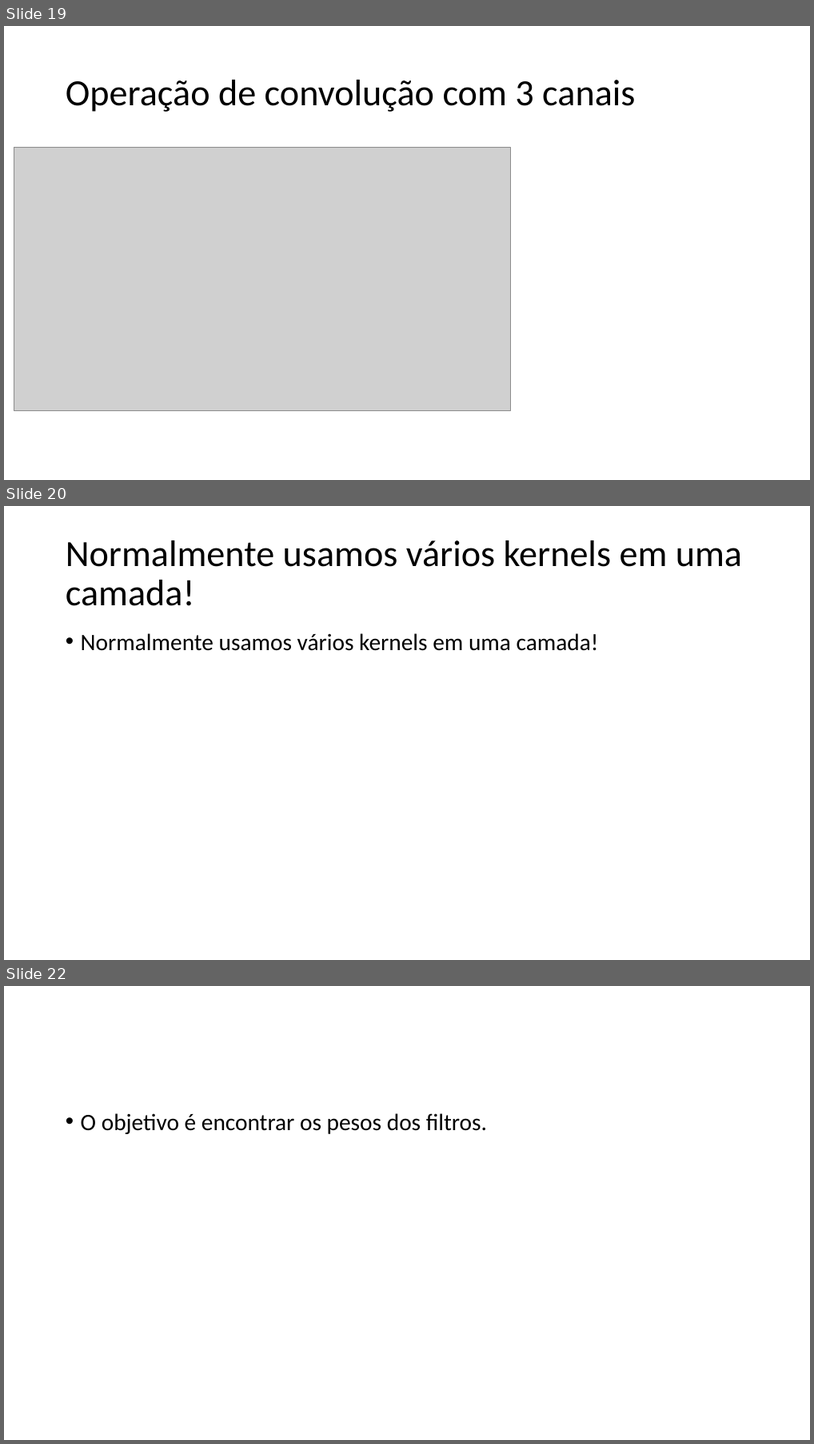
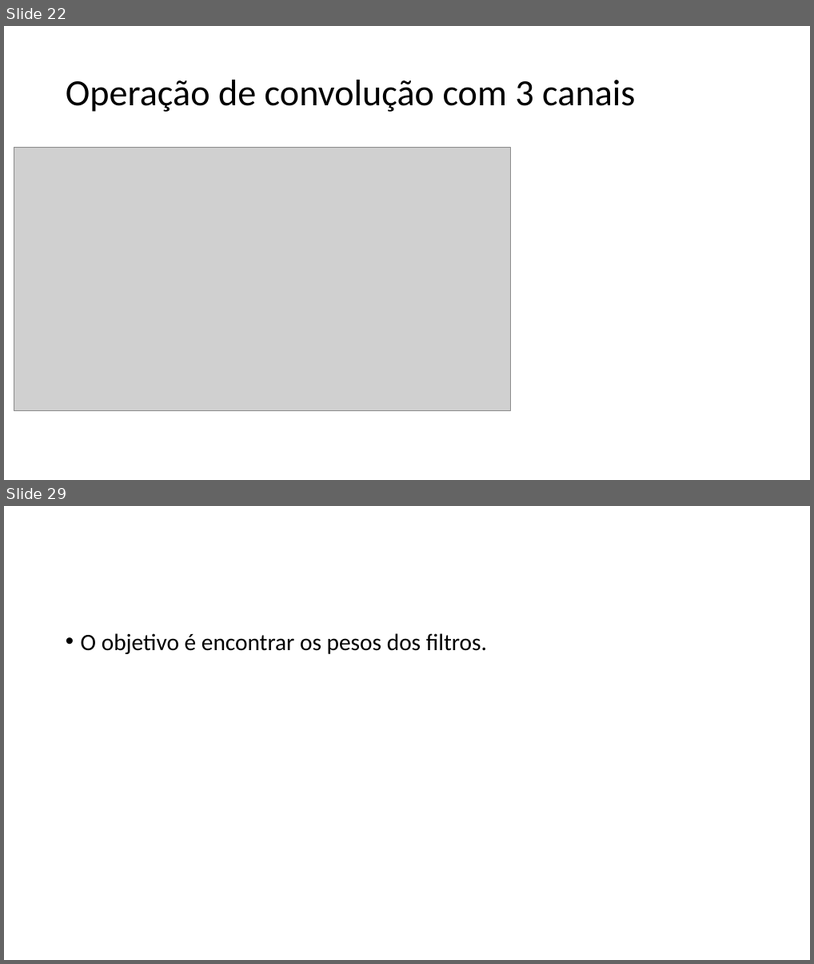
Before and after one commit to zz4fap/tp557-iot-ml, a slide deck: slides/TP557_12_Introduzindo_convoluções.pptx. Shown one above the other, each under a label of ours: slides 19, 20 and 22 before the commit, slides 22 and 29 after it; the slides between them are not shown. The pictures are 814x1444 and 814x964 pixels, drawn with LibreOffice and Linux fonts; fonts in the diff are those of the drawing; grey boxes stand for pictures. Boxes give left, top, right and bottom in pixels: in the first picture for what was removed or moved away, otherwise in the second. Text is boxed around its words. In the diff, an @@ line names an element or a change of style, - is before the commit and + after.

```diff
--- a/slides/TP557_12_Introduzindo_convoluções.pptx
+++ b/slides/TP557_12_Introduzindo_convoluções.pptx
@@ slide 20 removed at (x1=4, y1=506, x2=810, y2=960), background #FFFFFF @@
@@ title removed at (x1=66, y1=540, x2=742, y2=606) @@
-Normalmente usamos vários kernels em uma camada!
@@ text removed at (x1=81, y1=633, x2=599, y2=651) @@
-• Normalmente usamos vários kernels em uma camada!
@@ what was slide 19 is now slide 22 @@
@@ what was slide 22 is now slide 29 @@
```
Also in this commit, not shown: 3 slides changed, 11 slides added, 1 other slide removed, 3 other files.
